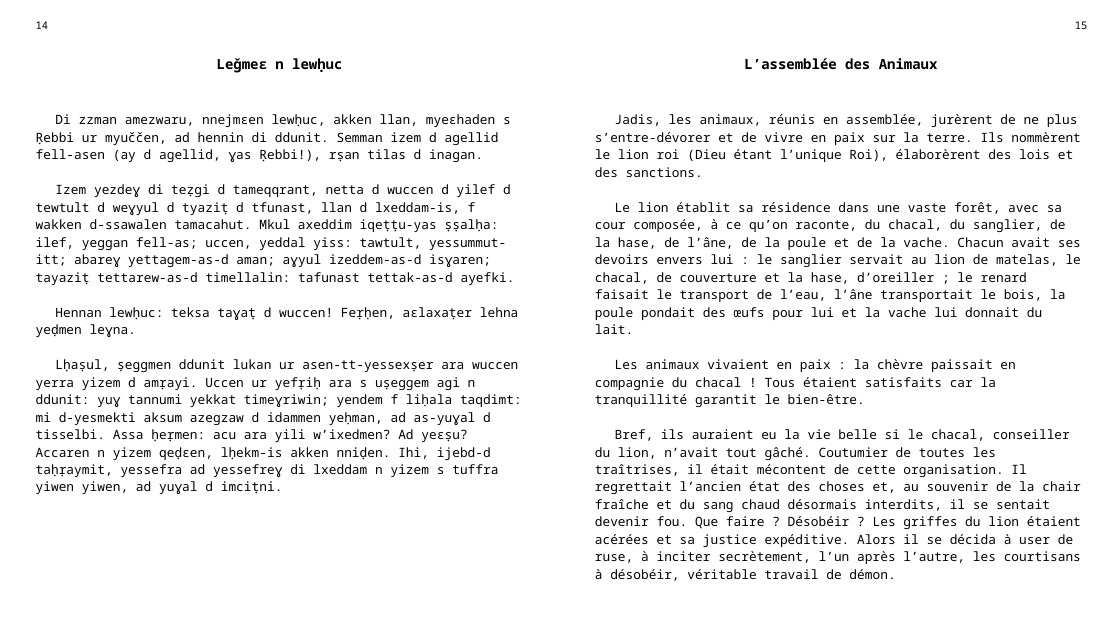
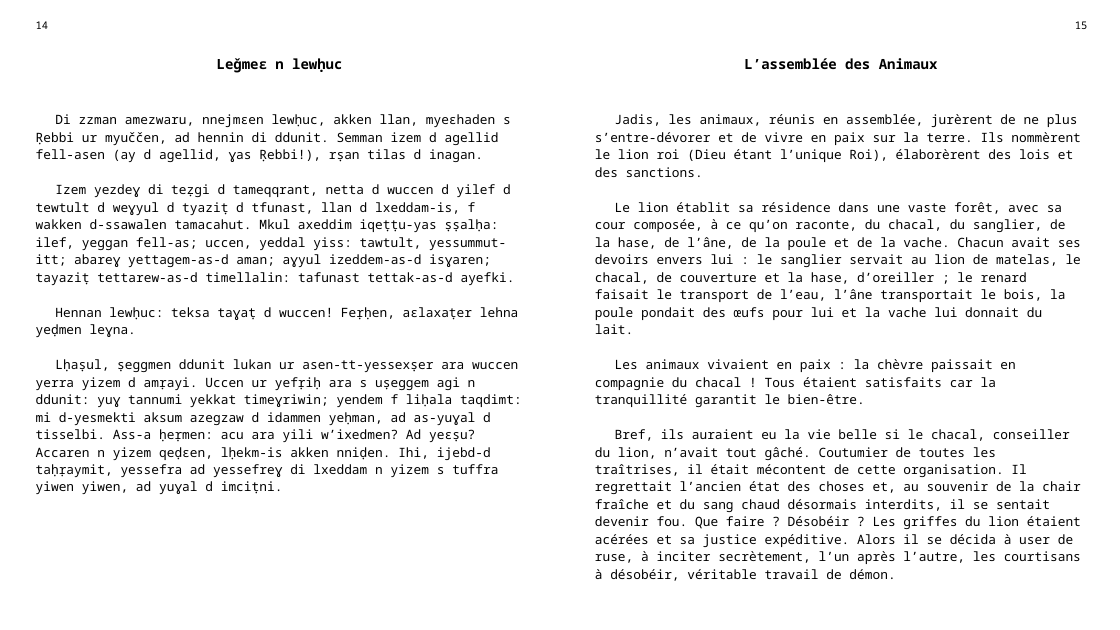
Before and after one commit to sferhah/tamacahut_n_wuccen, a slide deck: slide 3 of Uccen.ConsoleApp/uccen.pptx. Drawn at 1120x630 pixels with LibreOffice and Linux fonts; fonts in the diff are those of the drawing. Boxes give left, top, right and bottom in pixels: in the first picture for what was removed or moved away, otherwise in the second. Text is boxed around its words. In the diff, an @@ line names an element or a change of style, - is before the commit and + after.

```diff
--- a/Uccen.ConsoleApp/uccen.pptx
+++ b/Uccen.ConsoleApp/uccen.pptx
@@ table at (27, 13, 1096, 598) @@
-row 3, column 1: Di zzman amezwaru, nnejmɛen lewḥuc, akken llan, myeɛhaden s Ṛebbi ur myuččen, ad hennin di ddunit. Semman izem d agellid fell-asen (ay d agellid, ɣas Ṛebbi!), rṣan tilas d inagan. / Izem yezdeɣ di teẓgi d tameqqrant, netta d wuccen d yilef d tewtult d weɣyul d tyaziṭ d tfunast, llan d lxeddam-is, f wakken d-ssawalen tamacahut. Mkul axeddim iqeṭṭu-yas ṣṣalḥa: ilef, yeggan fell-as; uccen, yeddal yiss: tawtult, yessummut-itt; abareɣ yettagem-as-d aman; aɣyul izeddem-as-d isɣaren; tayaziṭ tettarew-as-d timellalin: tafunast tettak-as-d ayefki. / Hennan lewḥuc: teksa taɣaṭ d wuccen! Feṛḥen, aɛlaxaṭer lehna yeḍmen leɣna. / Lḥaṣul, ṣeggmen ddunit lukan ur asen-tt-yessexṣer ara wuccen yerra yizem d amṛayi. Uccen ur yefṛiḥ ara s uṣeggem agi n ddunit: yuɣ tannumi yekkat timeɣriwin; yendem f liḥala taqdimt: mi d-yesmekti aksum azegzaw d idammen yeḥman, ad as-yuɣal d tisselbi. Assa ḥeṛmen: acu ara yili w’ixedmen? Ad yeɛṣu? Accaren n yizem qeḍɛen, lḥekm-is akken nniḍen. Ihi, ijebd-d taḥṛaymit, yessefra ad yessefreɣ di lxeddam n yizem s tuffra yiwen yiwen, ad yuɣal d imciṭni.
+row 3, column 1: Di zzman amezwaru, nnejmɛen lewḥuc, akken llan, myeɛhaden s Ṛebbi ur myuččen, ad hennin di ddunit. Semman izem d agellid fell-asen (ay d agellid, ɣas Ṛebbi!), rṣan tilas d inagan. / Izem yezdeɣ di teẓgi d tameqqrant, netta d wuccen d yilef d tewtult d weɣyul d tyaziṭ d tfunast, llan d lxeddam-is, f wakken d-ssawalen tamacahut. Mkul axeddim iqeṭṭu-yas ṣṣalḥa: ilef, yeggan fell-as; uccen, yeddal yiss: tawtult, yessummut-itt; abareɣ yettagem-as-d aman; aɣyul izeddem-as-d isɣaren; tayaziṭ tettarew-as-d timellalin: tafunast tettak-as-d ayefki. / Hennan lewḥuc: teksa taɣaṭ d wuccen! Feṛḥen, aɛlaxaṭer lehna yeḍmen leɣna. / Lḥaṣul, ṣeggmen ddunit lukan ur asen-tt-yessexṣer ara wuccen yerra yizem d amṛayi. Uccen ur yefṛiḥ ara s uṣeggem agi n ddunit: yuɣ tannumi yekkat timeɣriwin; yendem f liḥala taqdimt: mi d-yesmekti aksum azegzaw d idammen yeḥman, ad as-yuɣal d tisselbi. Ass-a ḥeṛmen: acu ara yili w’ixedmen? Ad yeɛṣu? Accaren n yizem qeḍɛen, lḥekm-is akken nniḍen. Ihi, ijebd-d taḥṛaymit, yessefra ad yessefreɣ di lxeddam n yizem s tuffra yiwen yiwen, ad yuɣal d imciṭni.
```
Also in this commit, not shown: 3 other slides changed, 2 other files.
